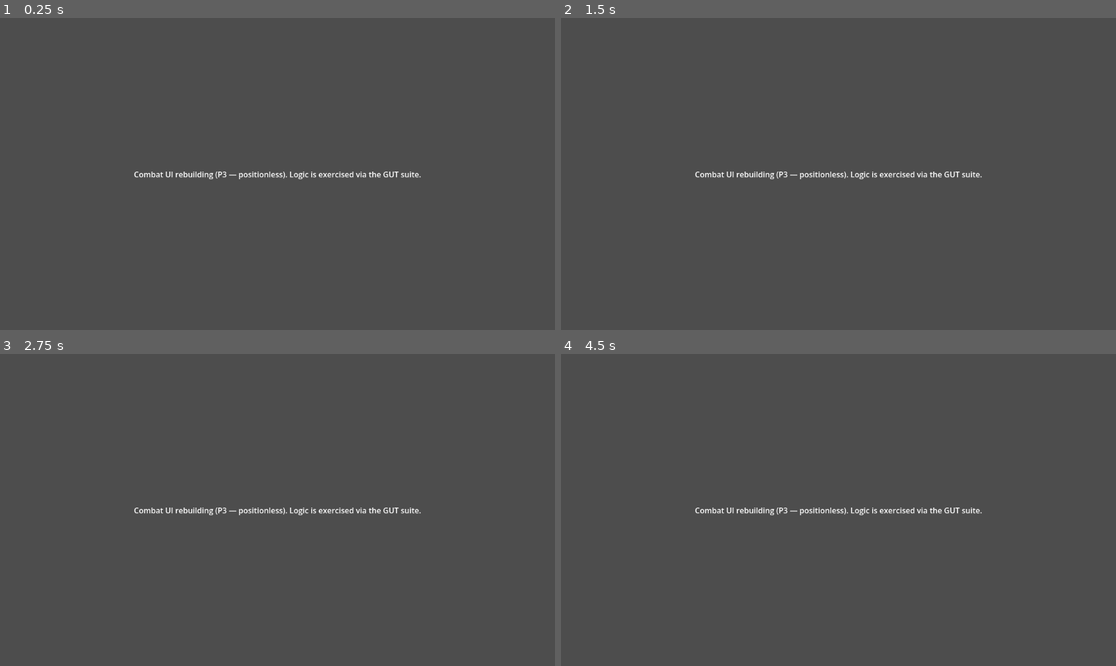
Above: before the commit, frames 1-4 (two rows, left to right).
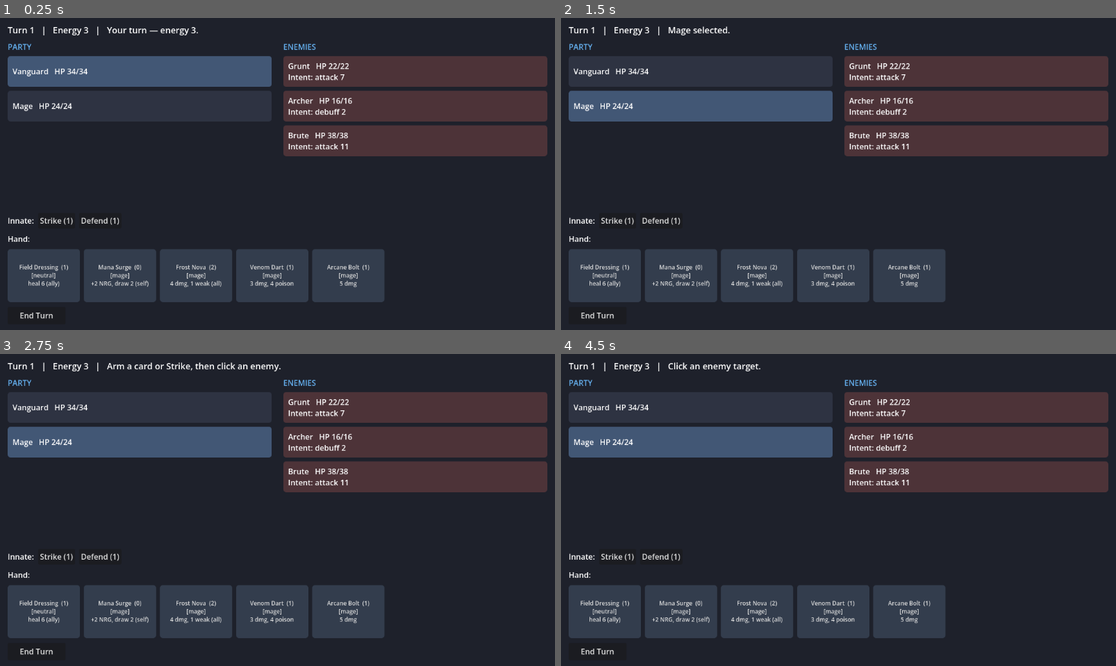
Above: after the commit, the same moments.

Repository: postjunecampfire/symmetrical-disco
Game: Godot game, scene res://main.tscn
Two runs of this game, one before a commit and one after it. Both use one fixed random seed, a clock stepped at 60 frames per second and the inputs below.
Inputs (mouse positions are in pixels of both pictures, inside the frame that each line leads up to):
- Up to frame 1 (0.25 s): no input
- Up to frame 2 (1.5 s): click (699, 71) at 0.5 s, where only the run after the commit has a clickable "Vanguard HP 34/34"; click (699, 105) at 1.25 s, where only the run after the commit has a clickable "Mage HP 24/24"
- Up to frame 3 (2.75 s): click (416, 407) at 2 s, where only the run after the commit has a clickable "Grunt HP 22/22 Intent: attack…"
- Up to frame 4 (4.5 s): click (977, 441) at 2.75 s, where only the run after the commit has a clickable "Archer HP 16/16 Intent: debuf…"; click (977, 475) at 3.5 s, where only the run after the commit has a clickable "Brute HP 38/38 Intent: attack…"; click (616, 556) at 4.25 s, where only the run after the commit has a clickable "Strike (1)"

The runs differ from the first frame. In frame 1, 99% of the frame differs, in the area x 0-100%, y 0-100%; in frame 2, 99%; in frame 3, 99%; in frame 4, 99%.

Commit message:
feat(ui): minimal positionless combat screen (playable single fight)
A scoped, code-driven battle UI so the loop is feelable before P3·09: party + enemies with HP/block/statuses, telegraphed enemy intents, the shared hand + energy, click-card-then-target, per-actor innate Strike/Defend, End Turn, and a win/loss banner. Built entirely on the tested CardPlay/BattleState — no new combat rules. Replaces the placeholder main.tscn. Verified headless: loads skirmish_01, plays cards/innate, resolves the enemy phase.

Diff:
--- a/main.tscn
+++ b/main.tscn
@@ -1,4 +1,6 @@
-[gd_scene format=3 uid="uid://db345bwsrk2vk"]
+[gd_scene load_steps=2 format=3 uid="uid://db345bwsrk2vk"]
+
+[ext_resource type="Script" path="res://src/ui/battle_view.gd" id="1_battleview"]
 
 [node name="Main" type="Control"]
 layout_mode = 3
@@ -7,14 +9,4 @@
 anchor_bottom = 1.0
 grow_horizontal = 2
 grow_vertical = 2
-
-[node name="Label" type="Label" parent="."]
-layout_mode = 1
-anchors_preset = 8
-anchor_left = 0.5
-anchor_top = 0.5
-anchor_right = 0.5
-anchor_bottom = 0.5
-text = "Combat UI rebuilding (P3 — positionless). Logic is exercised via the GUT suite."
-horizontal_alignment = 1
-vertical_alignment = 1
+script = ExtResource("1_battleview")
--- /dev/null
+++ b/src/ui/battle_view.gd
@@ -0,0 +1,465 @@
+class_name BattleView
+extends Control
+## Minimal positionless combat UI (P3, ADR-0013). A code-driven, asset-free
+## battle screen so the engine can actually be PLAYED, not just tested:
+##   - left column: your party (HP / block / statuses), click to select the actor;
+##   - right column: enemies (HP / block / statuses / telegraphed intent), click
+##     to target;
+##   - bottom: the shared hand (click a card), the selected actor's innate
+##     Strike/Defend, the shared energy pool, and End Turn.
+##
+## Flow: click a card or innate to ARM it. self / all_* effects resolve at once;
+## enemy / ally effects wait for you to click a target. End Turn discards the
+## hand and runs the enemy phase, then redraws and re-telegraphs. TPK / all-foes-
+## dead shows a banner. This is a scoped exception to the UI hold so the loop is
+## feelable before P3·09; the bigger run/map UI stays later.
+
+const DATA_DIR := "res://data"
+const ENCOUNTER_ID: StringName = &"skirmish_01"
+const PARTY: Array[StringName] = [&"vanguard", &"mage"]
+
+const COL_BG := Color(0.12, 0.13, 0.17)
+const COL_PANEL := Color(0.18, 0.20, 0.26)
+const COL_PANEL_SEL := Color(0.26, 0.34, 0.46)
+const COL_ENEMY := Color(0.30, 0.20, 0.22)
+const COL_CARD := Color(0.20, 0.24, 0.30)
+const COL_CARD_DIM := Color(0.15, 0.16, 0.19)
+const COL_ACCENT := Color(0.40, 0.70, 0.95)
+
+var _db: ContentDatabase
+var _battle: EncounterBattle
+var _card_play: CardPlay
+
+var _selected_actor: Combatant = null
+var _armed_card: CardData = null
+var _armed_innate: CardData = null
+var _armed_actor: Combatant = null
+var _await_target: StringName = &""   # "enemy" | "ally" | "" (none)
+
+var _status_text: String = "Your turn."
+var _finished: bool = false
+
+# Built-once containers; repopulated each refresh.
+var _party_box: VBoxContainer
+var _enemy_box: VBoxContainer
+var _hand_box: HBoxContainer
+var _innate_box: HBoxContainer
+var _header: Label
+var _banner: Label
+
+
+func _ready() -> void:
+	_load_and_assemble()
+	_build_layout()
+	if _battle != null:
+		_begin_player_turn()
+	_refresh()
+
+
+# --- Setup ------------------------------------------------------------------
+
+func _load_and_assemble() -> void:
+	_db = ContentDatabase.new()
+	var result: ContentDatabase.LoadResult = _db.load_from_dir(DATA_DIR)
+	if not result.ok:
+		_status_text = "Content failed to load: %s" % str(result.errors)
+		return
+	var encounter: EncounterData = _db.get_encounter(ENCOUNTER_ID)
+	if encounter == null:
+		_status_text = "Encounter '%s' not found." % ENCOUNTER_ID
+		return
+	_battle = EncounterAssembler.new().build(encounter, _db, PARTY, randi())
+	_card_play = CardPlay.new(_battle)
+	_selected_actor = _battle.living_players()[0] if not _battle.living_players().is_empty() else null
+
+
+func _begin_player_turn() -> void:
+	_battle.start_player_turn()
+	# Telegraph each enemy's next action for display.
+	if _battle.enemy_ai != null:
+		for enemy in _battle.living_enemies():
+			var data: EnemyData = enemy.source_data as EnemyData
+			if data != null:
+				_battle.enemy_ai.select_intent(enemy, data, _battle)
+	_clear_armed()
+	_status_text = "Your turn — energy %d." % _battle.energy
+
+
+# --- Static layout ----------------------------------------------------------
+
+func _build_layout() -> void:
+	var bg := ColorRect.new()
+	bg.color = COL_BG
+	bg.set_anchors_and_offsets_preset(Control.PRESET_FULL_RECT)
+	bg.mouse_filter = Control.MOUSE_FILTER_IGNORE
+	add_child(bg)
+
+	var root := VBoxContainer.new()
+	root.set_anchors_and_offsets_preset(Control.PRESET_FULL_RECT)
+	root.add_theme_constant_override("separation", 10)
+	root.offset_left = 16
+	root.offset_top = 12
+	root.offset_right = -16
+	root.offset_bottom = -12
+	add_child(root)
+
+	_header = Label.new()
+	_header.add_theme_font_size_override("font_size", 18)
+	root.add_child(_header)
+
+	# Middle: party | enemies
+	var mid := HBoxContainer.new()
+	mid.size_flags_vertical = Control.SIZE_EXPAND_FILL
+	mid.add_theme_constant_override("separation", 24)
+	root.add_child(mid)
+
+	_party_box = _titled_column(mid, "PARTY")
+	_enemy_box = _titled_column(mid, "ENEMIES")
+
+	# Bottom: innate bar + hand + end turn
+	var innate_row := HBoxContainer.new()
+	innate_row.add_theme_constant_override("separation", 8)
+	root.add_child(innate_row)
+	var innate_label := Label.new()
+	innate_label.text = "Innate:"
+	innate_row.add_child(innate_label)
+	_innate_box = HBoxContainer.new()
+	_innate_box.add_theme_constant_override("separation", 8)
+	innate_row.add_child(_innate_box)
+
+	var hand_label := Label.new()
+	hand_label.text = "Hand:"
+	root.add_child(hand_label)
+	_hand_box = HBoxContainer.new()
+	_hand_box.add_theme_constant_override("separation", 8)
+	_hand_box.custom_minimum_size = Vector2(0, 110)
+	root.add_child(_hand_box)
+
+	var controls := HBoxContainer.new()
+	controls.add_theme_constant_override("separation", 12)
+	root.add_child(controls)
+	var end_btn := Button.new()
+	end_btn.text = "End Turn"
+	end_btn.custom_minimum_size = Vector2(120, 36)
+	end_btn.pressed.connect(_on_end_turn)
+	controls.add_child(end_btn)
+
+	_banner = Label.new()
+	_banner.add_theme_font_size_override("font_size", 16)
+	_banner.add_theme_color_override("font_color", COL_ACCENT)
+	controls.add_child(_banner)
+
+
+func _titled_column(parent: Control, title: String) -> VBoxContainer:
+	var wrap := VBoxContainer.new()
+	wrap.size_flags_horizontal = Control.SIZE_EXPAND_FILL
+	wrap.add_theme_constant_override("separation", 8)
+	parent.add_child(wrap)
+	var t := Label.new()
+	t.text = title
+	t.add_theme_color_override("font_color", COL_ACCENT)
+	wrap.add_child(t)
+	var box := VBoxContainer.new()
+	box.add_theme_constant_override("separation", 8)
+	wrap.add_child(box)
+	return box
+
+
+# --- Refresh (rebuild dynamic parts) ----------------------------------------
+
+func _refresh() -> void:
+	if _battle == null:
+		_header.text = _status_text
+		return
+	_header.text = "Turn %d   |   Energy %d   |   %s" % [
+		_battle.turn_number, _battle.energy, _status_text
+	]
+	_rebuild_party()
+	_rebuild_enemies()
+	_rebuild_innate()
+	_rebuild_hand()
+
+
+func _rebuild_party() -> void:
+	_clear(_party_box)
+	for unit in _battle.living_players():
+		var selectable := not _finished
+		var btn := _unit_panel(unit, false, unit == _selected_actor)
+		if selectable:
+			btn.pressed.connect(_on_party_clicked.bind(unit))
+		_party_box.add_child(btn)
+
+
+func _rebuild_enemies() -> void:
+	_clear(_enemy_box)
+	for unit in _battle.living_enemies():
+		var btn := _unit_panel(unit, true, false)
+		if not _finished:
+			btn.pressed.connect(_on_enemy_clicked.bind(unit))
+		_enemy_box.add_child(btn)
+
+
+func _unit_panel(unit: Combatant, is_enemy: bool, selected: bool) -> Button:
+	var btn := Button.new()
+	btn.custom_minimum_size = Vector2(240, 64)
+	btn.alignment = HORIZONTAL_ALIGNMENT_LEFT
+	btn.add_theme_color_override("font_color", Color.WHITE)
+	var col := COL_ENEMY if is_enemy else COL_PANEL
+	if selected:
+		col = COL_PANEL_SEL
+	var sb := StyleBoxFlat.new()
+	sb.bg_color = col
+	sb.set_corner_radius_all(6)
+	sb.content_margin_left = 10
+	sb.content_margin_top = 6
+	sb.content_margin_right = 10
+	sb.content_margin_bottom = 6
+	btn.add_theme_stylebox_override("normal", sb)
+	btn.add_theme_stylebox_override("hover", sb)
+	btn.add_theme_stylebox_override("pressed", sb)
+	var parts: Array[String] = []
+	parts.append("%s   HP %d/%d" % [unit.display_name, unit.hp, unit.max_hp])
+	var second: Array[String] = []
+	if unit.block > 0:
+		second.append("BLK %d" % unit.block)
+	var st := _status_summary(unit)
+	if st != "":
+		second.append(st)
+	if is_enemy:
+		var intent := _intent_summary(unit)
+		if intent != "":
+			second.append("Intent: " + intent)
+	if not second.is_empty():
+		parts.append("   ".join(second))
+	btn.text = "\n".join(parts)
+	return btn
+
+
+func _rebuild_innate() -> void:
+	_clear(_innate_box)
+	if _selected_actor == null or _finished:
+		return
+	var data := _selected_actor.source_data as CharacterData
+	if data == null:
+		return
+	for innate_id in data.innate_actions:
+		var card: CardData = _db.get_card(innate_id)
+		if card == null:
+			continue
+		var btn := Button.new()
+		btn.text = "%s (%d)" % [card.display_name, card.energy_cost]
+		btn.custom_minimum_size = Vector2(0, 32)
+		btn.disabled = card.energy_cost > _battle.energy
+		btn.pressed.connect(_on_innate_pressed.bind(card, _selected_actor))
+		_innate_box.add_child(btn)
+
+
+func _rebuild_hand() -> void:
+	_clear(_hand_box)
+	for card in _battle.deck.hand:
+		_hand_box.add_child(_card_button(card))
+
+
+func _card_button(card: CardData) -> Button:
+	var btn := Button.new()
+	btn.custom_minimum_size = Vector2(150, 100)
+	btn.clip_text = true
+	btn.autowrap_mode = TextServer.AUTOWRAP_WORD
+	var actor := _actor_for_card(card)
+	var playable := actor != null and card.energy_cost <= _battle.energy and not _finished
+	var sb := StyleBoxFlat.new()
+	sb.bg_color = COL_CARD if playable else COL_CARD_DIM
+	sb.set_corner_radius_all(6)
+	sb.content_margin_left = 8
+	sb.content_margin_top = 8
+	sb.content_margin_right = 8
+	sb.content_margin_bottom = 8
+	if _armed_card == card:
+		sb.border_color = COL_ACCENT
+		sb.set_border_width_all(2)
+	btn.add_theme_stylebox_override("normal", sb)
+	btn.add_theme_stylebox_override("hover", sb)
+	btn.add_theme_stylebox_override("pressed", sb)
+	btn.add_theme_stylebox_override("disabled", sb)
+	btn.add_theme_font_size_override("font_size", 12)
+	var owner_txt := "neutral" if card.character_tag == &"neutral" else String(card.character_tag)
+	btn.text = "%s  (%d)\n[%s]\n%s" % [
+		card.display_name, card.energy_cost, owner_txt, _card_effects_summary(card)
+	]
+	btn.disabled = not playable
+	btn.pressed.connect(_on_card_pressed.bind(card))
+	return btn
+
+
+# --- Interaction ------------------------------------------------------------
+
+func _on_party_clicked(unit: Combatant) -> void:
+	if _await_target == &"ally":
+		_resolve_play(_armed_actor, _armed_card, _armed_innate, unit)
+		return
+	_selected_actor = unit
+	_status_text = "%s selected." % unit.display_name
+	_refresh()
+
+
+func _on_enemy_clicked(unit: Combatant) -> void:
+	if _await_target == &"enemy":
+		_resolve_play(_armed_actor, _armed_card, _armed_innate, unit)
+	else:
+		_status_text = "Arm a card or Strike, then click an enemy."
+		_refresh()
+
+
+func _on_card_pressed(card: CardData) -> void:
+	var actor := _actor_for_card(card)
+	if actor == null:
+		_status_text = "No one can play %s right now." % card.display_name
+		_refresh()
+		return
+	if card.energy_cost > _battle.energy:
+		_status_text = "Not enough energy for %s." % card.display_name
+		_refresh()
+		return
+	_arm(card, null, actor)
+
+
+func _on_innate_pressed(card: CardData, actor: Combatant) -> void:
+	_arm(null, card, actor)
+
+
+func _arm(card: CardData, innate: CardData, actor: Combatant) -> void:
+	_armed_card = card
+	_armed_innate = innate
+	_armed_actor = actor
+	var spec: TargetSpec = (card if card != null else innate).target
+	var kind: StringName = spec.target_type if spec != null else &"enemy"
+	match kind:
+		&"self", &"all_allies", &"all_enemies", &"random_enemy":
+			_resolve_play(actor, card, innate, null if kind != &"self" else actor)
+		&"enemy":
+			_await_target = &"enemy"
+			_status_text = "Click an enemy target."
+			_refresh()
+		&"ally":
+			_await_target = &"ally"
+			_status_text = "Click an ally target."
+			_refresh()
+		_:
+			_clear_armed()
+			_status_text = "Unknown target type '%s'." % kind
+			_refresh()
+
+
+func _resolve_play(actor: Combatant, card: CardData, innate: CardData, target: Variant) -> void:
+	var result: CardPlay.PlayResult
+	if innate != null:
+		result = _card_play.play_innate(actor, innate, target)
+	else:
+		result = _card_play.play_card(actor, card, target)
+	if result.ok:
+		var name := (innate if innate != null else card).display_name
+		_status_text = "%s played %s." % [actor.display_name, name]
+	else:
+		_status_text = result.reason
+	_clear_armed()
+	_check_outcome()
+	_refresh()
+
+
+func _on_end_turn() -> void:
+	if _finished:
+		return
+	_clear_armed()
+	_battle.end_player_turn()
+	if _check_outcome():
+		_refresh()
+		return
+	_begin_player_turn()
+	_refresh()
+
+
+# --- Helpers ----------------------------------------------------------------
+
+## The combatant who would play `card`: a tagged card -> its owner; a neutral
+## card -> the currently selected actor. Null if no eligible, living actor.
+func _actor_for_card(card: CardData) -> Combatant:
+	if card.character_tag == &"neutral":
+		return _selected_actor
+	for p in _battle.living_players():
+		var data := p.source_data as CharacterData
+		if data != null and data.id == card.character_tag:
+			return p
+	return null
+
+
+func _clear_armed() -> void:
+	_armed_card = null
+	_armed_innate = null
+	_armed_actor = null
+	_await_target = &""
+
+
+func _check_outcome() -> bool:
+	var outcome := _battle.check_outcome()
+	if outcome == BattleState.Outcome.WIN:
+		_finished = true
+		_banner.text = "VICTORY"
+		_status_text = "All enemies defeated."
+	elif outcome == BattleState.Outcome.LOSS:
+		_finished = true
+		_banner.text = "DEFEAT"
+		_status_text = "Your party was wiped."
+	return _finished
+
+
+func _status_summary(unit: Combatant) -> String:
+	var bits: Array[String] = []
+	for key in [&"poison", &"strength", &"weak", &"stun"]:
+		var n := unit.status_stacks(key)
+		if n > 0:
+			bits.append("%s %d" % [String(key).substr(0, 3).to_upper(), n])
+	return "  ".join(bits)
+
+
+func _intent_summary(enemy: Combatant) -> String:
+	if _battle.enemy_ai == null:
+		return ""
+	var tel: EnemyAI.Telegraph = _battle.enemy_ai.get_telegraph(enemy)
+	if tel == null or tel.intent == null:
+		return ""
+	var icon := String(tel.intent.telegraph)
+	var amount := 0
+	for e in tel.intent.effects:
+		if e is Effect and (e.type == &"damage" or e.type == &"block"):
+			amount = e.amount
+			break
+	return "%s %d" % [icon, amount] if amount > 0 else icon
+
+
+func _card_effects_summary(card: CardData) -> String:
+	var bits: Array[String] = []
+	for e in card.effects:
+		if not (e is Effect):
+			continue
+		match e.type:
+			&"damage": bits.append("%d dmg" % e.amount)
+			&"block": bits.append("%d blk" % e.amount)
+			&"heal": bits.append("heal %d" % e.amount)
+			&"apply_status": bits.append("%d %s" % [e.stacks, e.status])
+			&"draw": bits.append("draw %d" % e.amount)
+			&"gain_energy": bits.append("+%d NRG" % e.amount)
+	var tt := card.target.target_type if card.target != null else &"enemy"
+	var line := ", ".join(bits)
+	if tt == &"all_enemies":
+		line += " (all)"
+	elif tt == &"self":
+		line += " (self)"
+	elif tt == &"ally":
+		line += " (ally)"
+	return line
+
+
+func _clear(node: Node) -> void:
+	for child in node.get_children():
+		child.queue_free()
+		node.remove_child(child)
Not shown, added: src/ui/battle_view.gd.uid
